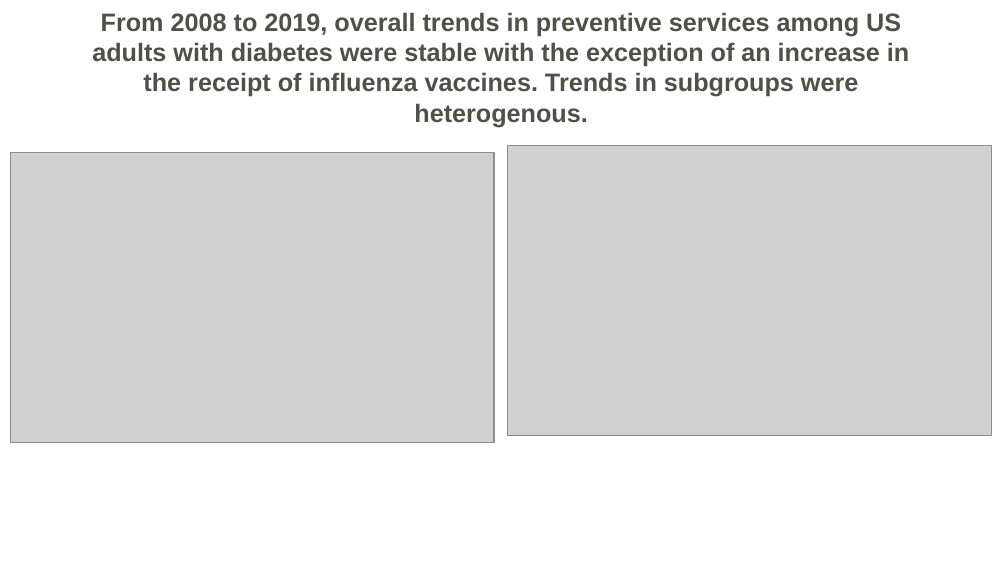
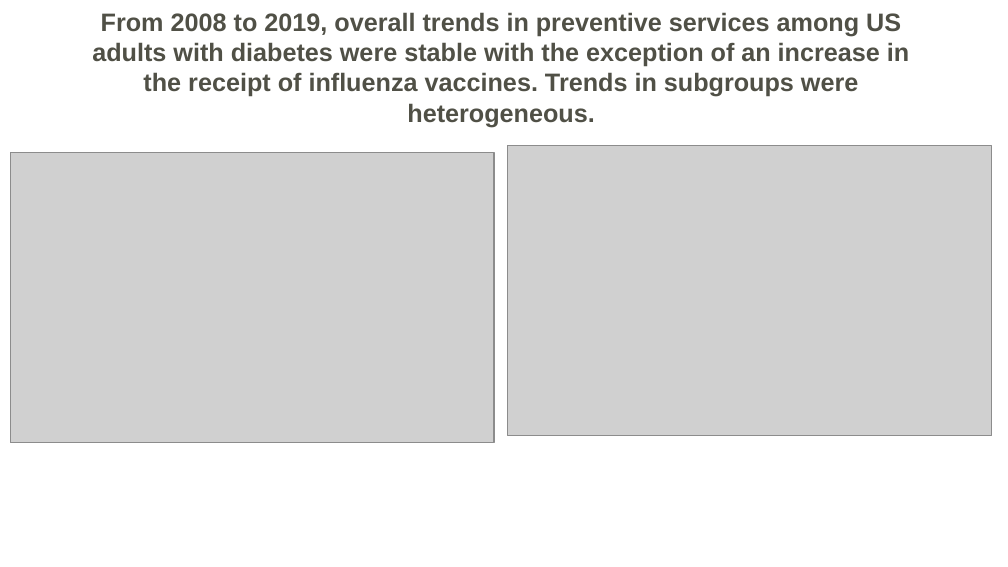
Before and after one commit to jake-wittman/MEPS, a slide deck: slide 1 of scripts/manuscript/DC_graphical_abstract.pptx. Drawn at 1008x567 pixels with LibreOffice and Linux fonts; fonts in the diff are those of the drawing; grey boxes stand for pictures. Boxes give left, top, right and bottom in pixels: in the first picture for what was removed or moved away, otherwise in the second. Text is boxed around its words. In the diff, an @@ line names an element or a change of style, - is before the commit and + after.

```diff
--- a/scripts/manuscript/DC_graphical_abstract.pptx
+++ b/scripts/manuscript/DC_graphical_abstract.pptx
@@ title at <box>92,12,909,127</box>: text changed @@
-From 2008 to 2019, overall trends in preventive services among US adults with diabetes were stable with the exception of an increase in the receipt of influenza vaccines. Trends in subgroups were heterogenous.
+From 2008 to 2019, overall trends in preventive services among US adults with diabetes were stable with the exception of an increase in the receipt of influenza vaccines. Trends in subgroups were heterogeneous.
```
Also in this commit, not shown: 37 other files.
